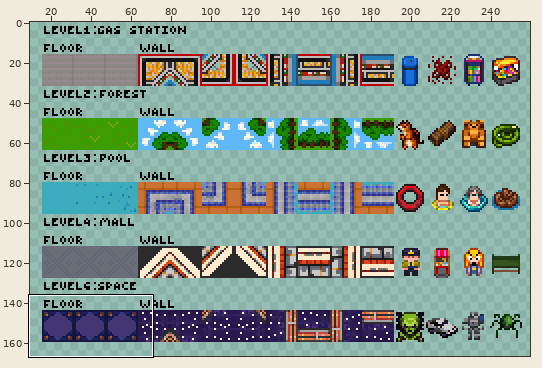
Sprite sheet: images/Main SpriteSheet.png. Above, an overview of the earlier version with the close-up marked.
Close-up. As it was:
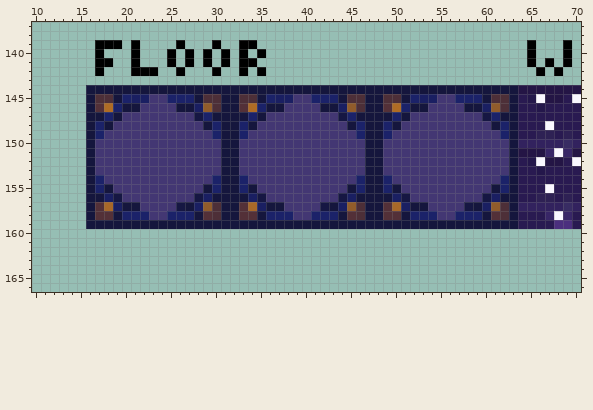
The file is 288x176 pixels. Colours within 5 levels of each other are drawn and written as one. Shown: x 10..70, y 137..166. The wide view leaves out empty margins.
The same view after the edit:
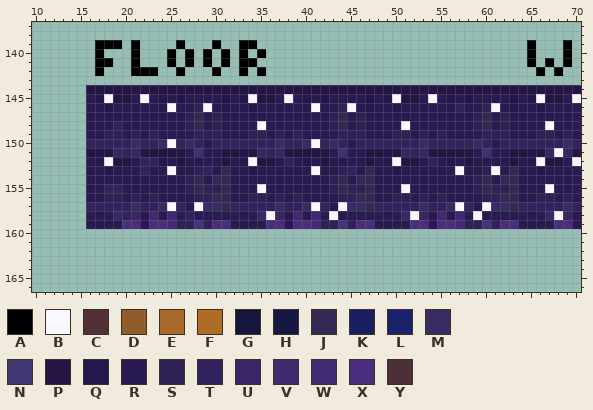
Palette (. is transparent): A #000000  B #f9f7ff  C #533038  D #915c2b  E #a86829  F #af6c25  G #15163d  H #161743  J #332952  K #1a1f62  L #1b2269  M #382c63  N #433773  P #241545  Q #24174b  R #291a51  S #2e2154  T #32225e  U #382667  V #3e2a6d  W #422c73  X #4b2f7e  Y #4d2f38
Changes in this commit:
Changed rows in their new state; - is an unchanged pixel.
first column x 16:
144 PPPPPPPPPPPPPPPPPPPPPPPPPPPPPPPPPPPPPPPPPPPPPPPP
145 RQBPPRBRQRPRRRRPRQBPPRBRQRPRRRRPRQBPPRBRQRPRRRRP
146 RRQRRRRRRBRRSBRQRRQRRRRRRBRRSBRQRRQRRRRRRTRRSBRQ
147 RRRRRRRRRRRSJRSRRRRRRRRRRRRSJRSRRRRRRRRRRRRSJRSR
148 RRRTRRRRRRRSJRSRRRRBRRRRRRRSJRSRRRRBRRRRRRRSJRSR
149 RRSSRSRSRRRRTSSRRRSSRSRSRRRRTSSRRRSSRSRSRRRRTSSR
150 TTTTTMTTMBTMTRTTTTTTTMTTMBTMTRTTTTTTTMTTTTTMTRTT
151 PPPUTUPPPPPRWRRPPPPUTUPPPPPRWRRPPPPUTUPPPPPRWRRP
152 RQBPPRTTQRPRRRRPRQBPPRTRQRPRRRRPRQBPPRTRQRPRRRRP
153 RRQRRRTRRBRRSTRJRRQRRRRRRBRRSTRJRRQRRRRRRBRRSBRJ
154 RRRRRRRRRRRSJRJJRRRRRRRRRRRSJRJJRRRRRRRRRRRSJRJJ
155 RRTTRRRRRRRSJSSJRRRBRRRRRRRSJSSJRRRBRRRRRRRSJSSJ
156 RRSSRSRSRRRRSSJJRRSSRSRSRRRRSSJJRRSSRSRSRRRRSSJJ
157 TTTTTMTTMBTRBMMJTTTTTMTTMBTRBMMJTTTTTMTTMBTRBMMJ
158 RRRUTURVRVRTRRRRRRRUBURVRVRBRRRRRRRUBURVRVRBRRRR
159 RRRRXXRXXWSSXSXXRRRRXXRXXWSSXSXXRRRRXXRXXWSSXSXX
Pixel boxes of the changes (left, top, right, bottom) in both close-ups:
changed: (86, 85, 518, 229)
